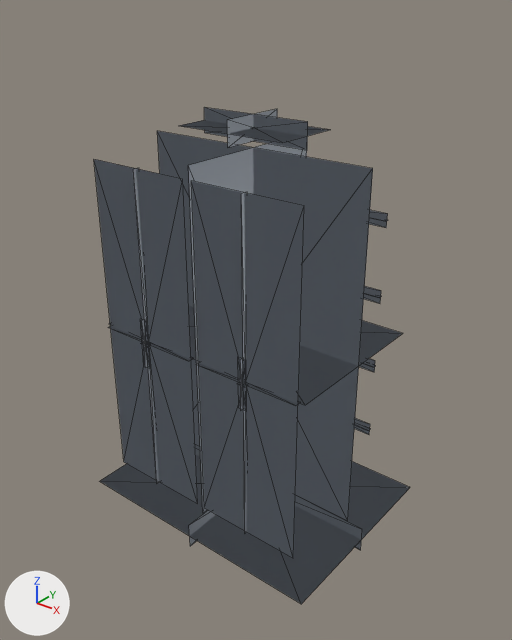
Renders of the glTF model public/models/cabinet.gltf from each side of a commit.
Camera for both pictures: a camera (50 mm lens) standing at (1.72, -2.14, 2.27) and looking at (0.04, -0.03, 0.96). Lighting does not change. The marker at lower left points along +X, +Y and +Z. The picture after the commit comes second. Mesh edges are drawn as thin lines. Vertices at exactly the same position are counted once.

Names of what the first picture shows: 'cabinet'.
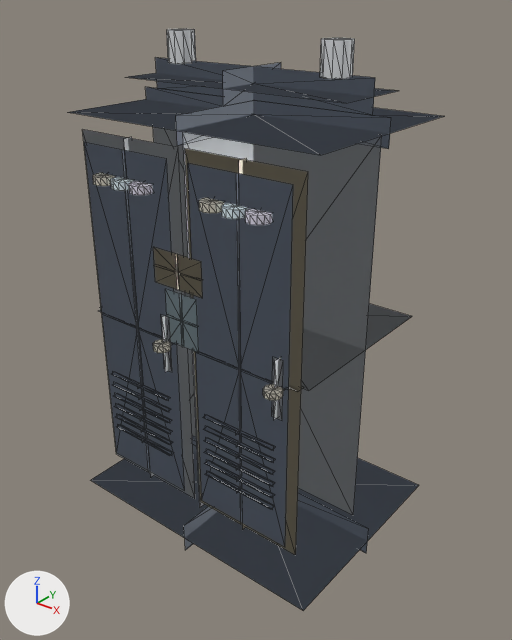
The change, as a diff of the scene's bpy script:
```diff
--- a/public/models/cabinet.gltf.py
+++ b/public/models/cabinet.gltf.py
@@ me_cabinetmesh @@
-me_cabinetmesh.from_pydata(...)  # 132 vertices, 132 faces; spans x -0.6..0.6, y -0.45..0.45, z 0.0..1.8
-me_cabinetmesh.materials.append(mat_cabinetmat)  # white #dfe7f1
+me_cabinetmesh.from_pydata(...)  # 536 vertices, 736 faces; spans x -0.63..0.63, y -0.5..0.48, z 0.0..2.08
+# me_cabinetmesh part 1: the loose piece of 4 vertices spanning x -0.26, y -0.4..-0.38, z 0.79..1.01 is moved by (0.18, -0.05, 0.08), in mat_steel (white #f8fcff)
+# me_cabinetmesh part 2: the loose piece of 4 vertices spanning x -0.28..-0.24, y -0.39, z 0.79..1.01 is moved by (0.18, -0.05, 0.08), in mat_steel (white #f8fcff)
+# me_cabinetmesh part 3: the loose piece of 4 vertices spanning x 0.26, y -0.4..-0.38, z 0.79..1.01 is moved by (0.2, -0.05, 0.08), in mat_steel (white #f8fcff)
+# me_cabinetmesh part 4: the loose piece of 4 vertices spanning x 0.24..0.28, y -0.39, z 0.79..1.01 is moved by (0.2, -0.05, 0.08), in mat_steel (white #f8fcff)
+# me_cabinetmesh part 5: the loose piece of 4 vertices spanning x 0.0, y -0.45..0.45, z 0.0..0.12 is rebuilt with 4 vertices and now spans x 0.0, y -0.48..0.48, z 0.0..0.14, in mat_dark (pale blue #d1dbea)
+# me_cabinetmesh part 6: the loose piece of 4 vertices spanning x -0.6..0.6, y -0.45..0.45, z 0.06 is rebuilt with 4 vertices and now spans x -0.63..0.63, y -0.48..0.48, z 0.07, in mat_dark (pale blue #d1dbea)
+# me_cabinetmesh part 7: the loose piece of 4 vertices spanning x -0.6..0.6, y 0.0, z 0.0..0.12 is rebuilt with 4 vertices and now spans x -0.63..0.63, y 0.0, z 0.0..0.14, in mat_dark (pale blue #d1dbea)
+# me_cabinetmesh part 8: the loose piece of 4 vertices spanning x 0.0, y -0.36..0.36, z 0.12..1.67 is rebuilt with 4 vertices and now spans x 0.0, y -0.38..0.38, z 0.17..1.79, in mat_steel (white #f8fcff)
+# me_cabinetmesh part 9: the loose piece of 4 vertices spanning x -0.52..0.52, y 0.0, z 0.12..1.67 is rebuilt with 4 vertices and now spans x -0.55..0.55, y 0.0, z 0.17..1.79, in mat_steel (white #f8fcff)
+# me_cabinetmesh part 10: the loose piece of 4 vertices spanning x -0.26, y -0.38..-0.35, z 0.17..1.62 is rebuilt with 4 vertices and now spans x -0.27, y -0.41..-0.37, z 0.22..1.74, in mat_steel (white #f8fcff)
+# me_cabinetmesh part 11: the loose piece of 4 vertices spanning x -0.5..-0.02, y -0.37, z 0.17..1.62 is rebuilt with 4 vertices and now spans x -0.52..-0.01, y -0.39, z 0.22..1.74, in mat_steel (white #f8fcff)
+# me_cabinetmesh part 12: the loose piece of 4 vertices spanning x 0.26, y -0.38..-0.35, z 0.17..1.62 is rebuilt with 4 vertices and now spans x 0.27, y -0.41..-0.37, z 0.22..1.74, in mat_trim (pale yellow #fff8e7)
+# me_cabinetmesh part 13: the loose piece of 4 vertices spanning x 0.02..0.5, y -0.37, z 0.17..1.62 is rebuilt with 4 vertices and now spans x 0.01..0.52, y -0.39, z 0.22..1.74, in mat_trim (pale yellow #fff8e7)
+# me_cabinetmesh part 14: 18 loose pieces with 72 vertices, spanning x -0.52..0.52, y -0.38..0.38, z 0.32..1.8, are deleted
+# me_cabinetmesh part 15: 476 vertices added at x -0.58..0.58, y -0.5..0.41, z 0.26..2.08
+# other edits to the shape of me_cabinetmesh do not show in these pictures
+me_cabinetmesh.materials.append(mat_steel)  # white #f8fcff
+me_cabinetmesh.materials.append(mat_dark)  # pale blue #d1dbea
+me_cabinetmesh.materials.append(mat_trim)  # pale yellow #fff8e7
+me_cabinetmesh.materials.append(mat_glass)  # pale blue #e7f8ff
+me_cabinetmesh.materials.append(mat_accent)  # white #f3efff
```

What differs and where, as boxes [x1, y1, x2, y2] in the pictures (512 x 640 px; the box of a moved part takes in the faces that stretch with it):
'cabinet', reshaped (19% wider, 17% taller)
    before: [94, 107, 410, 604]
    after: [69, 29, 444, 611]
part 1 of me_cabinetmesh, moved or reshaped
    before: [142, 319, 147, 368]
    after: [162, 316, 168, 372]
part 2 of me_cabinetmesh, moved or reshaped
    before: [140, 319, 150, 368]
    after: [161, 315, 172, 372]
part 3 of me_cabinetmesh, moved or reshaped
    before: [240, 358, 243, 410]
    after: [274, 357, 281, 420]
part 4 of me_cabinetmesh, moved or reshaped
    before: [238, 357, 247, 411]
    after: [272, 357, 283, 420]
part 5 of me_cabinetmesh, rebuilt
    before: [189, 510, 216, 546]
    after: [184, 506, 218, 550]
part 6 of me_cabinetmesh, rebuilt (10% taller)
    before: [100, 444, 410, 604]
    after: [91, 435, 419, 611]
part 7 of me_cabinetmesh, rebuilt (8% taller)
    before: [195, 445, 362, 550]
    after: [192, 440, 369, 553]
part 8 of me_cabinetmesh, rebuilt
    before: [188, 144, 307, 513]
    after: [183, 132, 253, 508]
part 9 of me_cabinetmesh, rebuilt
    before: [157, 131, 373, 521]
    after: [153, 127, 382, 515]
part 10 of me_cabinetmesh, rebuilt (15% wider, 8% taller)
    before: [133, 168, 159, 483]
    after: [124, 137, 154, 477]
part 11 of me_cabinetmesh, rebuilt (9% wider, 7% taller)
    before: [94, 159, 198, 504]
    after: [82, 129, 195, 498]
part 12 of me_cabinetmesh, rebuilt (29% wider, 9% taller)
    before: [241, 192, 247, 533]
    after: [239, 158, 247, 529]
part 13 of me_cabinetmesh, rebuilt (9% wider, 8% taller)
    before: [191, 181, 304, 558]
    after: [185, 149, 308, 555]
part 14 of me_cabinetmesh, deleted
    before: [108, 107, 403, 435]
part 15 of me_cabinetmesh, added
    after: [69, 29, 444, 547]
